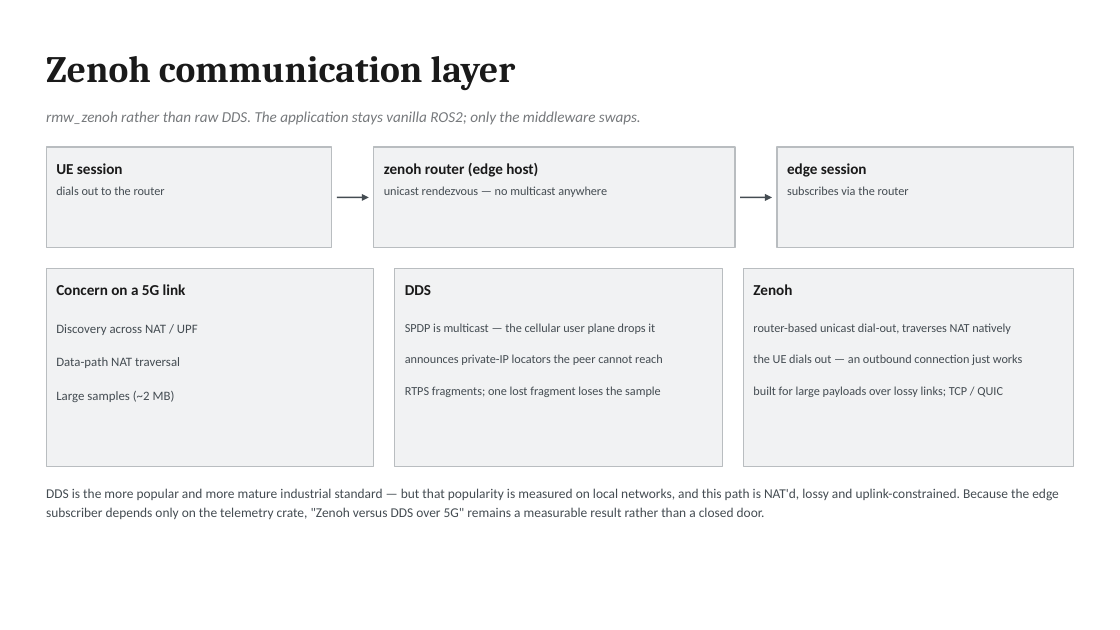
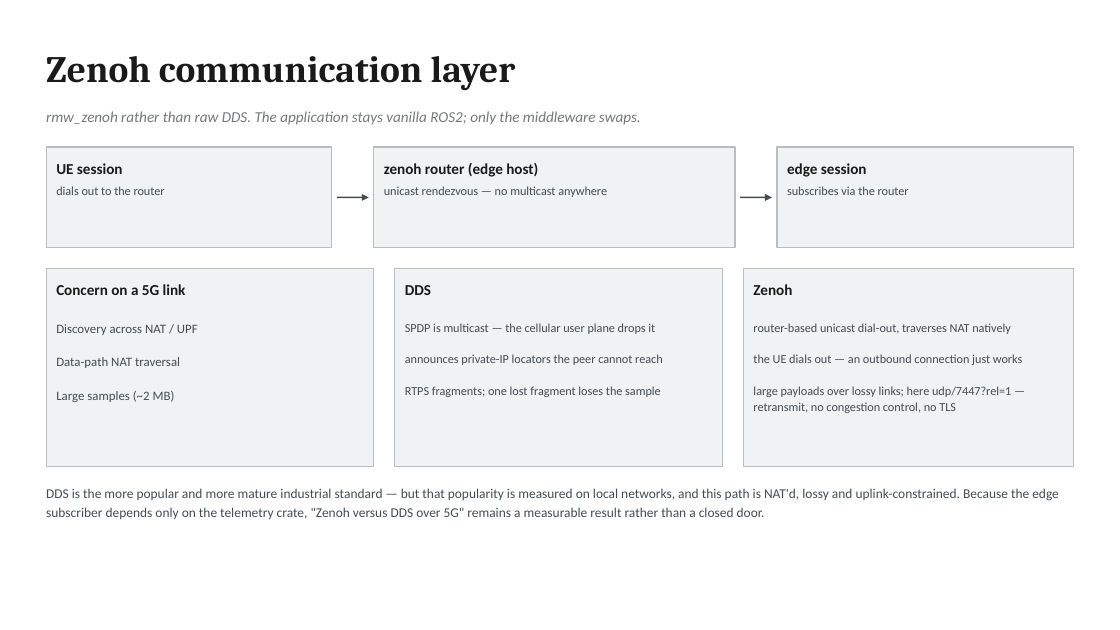
Before and after one commit to morosev/mec-cast, a slide deck: slide 7 of docs/slides/mec-cast-architecture.pptx. Drawn at 1120x630 pixels with LibreOffice and Linux fonts; fonts in the diff are those of the drawing. Boxes give left, top, right and bottom in pixels: in the first picture for what was removed or moved away, otherwise in the second. Text is boxed around its words. In the diff, an @@ line names an element or a change of style, - is before the commit and + after.

Commit message:
doc-sync: document the control plane, refresh the deck, diagrams and hero
Baseline was the working tree: meta.last_synced_sha was unreachable after a
rebase, and the change being documented was uncommitted.

Tier 1, mechanically verifiable and wrong in a way a reader hits:

* lab-topology.md said RUN_ID "must match across roles". With the admin it
  must not be set at all — the compose files already default it empty.
* docs/README.md had no row for services/ at all.
* py.rs's "One Recorder per process" is amended in the feature commit; this
  pass is what flagged it against ADR-0007.

Tier 2: manual-operation.md gains a "Running with the admin service"
section — the third compose file, why an already-open terminal keeps a stale
$COMPOSE until re-sourced, why containers must be recreated rather than
restarted, and how to check whether a node actually received ADMIN_URL. That
gap cost a real debugging session. Plus edge/README.md, telemetry/README.md
and the lab ASCII diagram.

Deck slide 4 re-scoped from "Logging service" to "Edge services — logging and
admin", reusing the existing box geometry rather than inventing coordinates.
Slide 7 now names the link we actually run. qa_pptx caught a genuine overflow
on the first attempt at that line and passes on the second; slide 4 is now
232 words against neighbours at 142–177, worth watching.

Diagrams: the admin joins architecture-overview.mmd, lab-deployment.mmd and
dataflow-runtime-topology.mmd. Both fence-mirrored diagrams verified against
their sources. dataflow-measurement-lifecycle.png is deliberately not
committed — its source did not change, only the renderer version, and binary
churn without a content change is not earned.

Three of the skill's own scripts could not run on this machine and are fixed:
build_deck.sh and render_hero.sh aborted silently because `[ -s nvm.sh ] && .`
under `set -e` exits when node comes from a package manager rather than nvm;
render.sh had the same bug; and `npm init -y` fails outright because
".deckbuild" is an invalid npm package name. fence_check.py's hardcoded
/home/morosev path is fixed in the same spirit — it had never been runnable
here.

code-to-doc-map.md gains rows for the three new source paths, plus a section
for a class it did not cover: operator-facing remedy strings that live in
workflow.py and embed make targets, ports and script paths where no doc gate
looks.

```diff
--- a/docs/slides/mec-cast-architecture.pptx
+++ b/docs/slides/mec-cast-architecture.pptx
@@ text at (753,386,1011,413): text changed @@
-built for large payloads over lossy links; TCP / QUIC
+large payloads over lossy links; here udp/7447?rel=1 —
+retransmit, no congestion control, no TLS
```
Also in this commit, not shown: 1 other slide changed, 21 other files.
